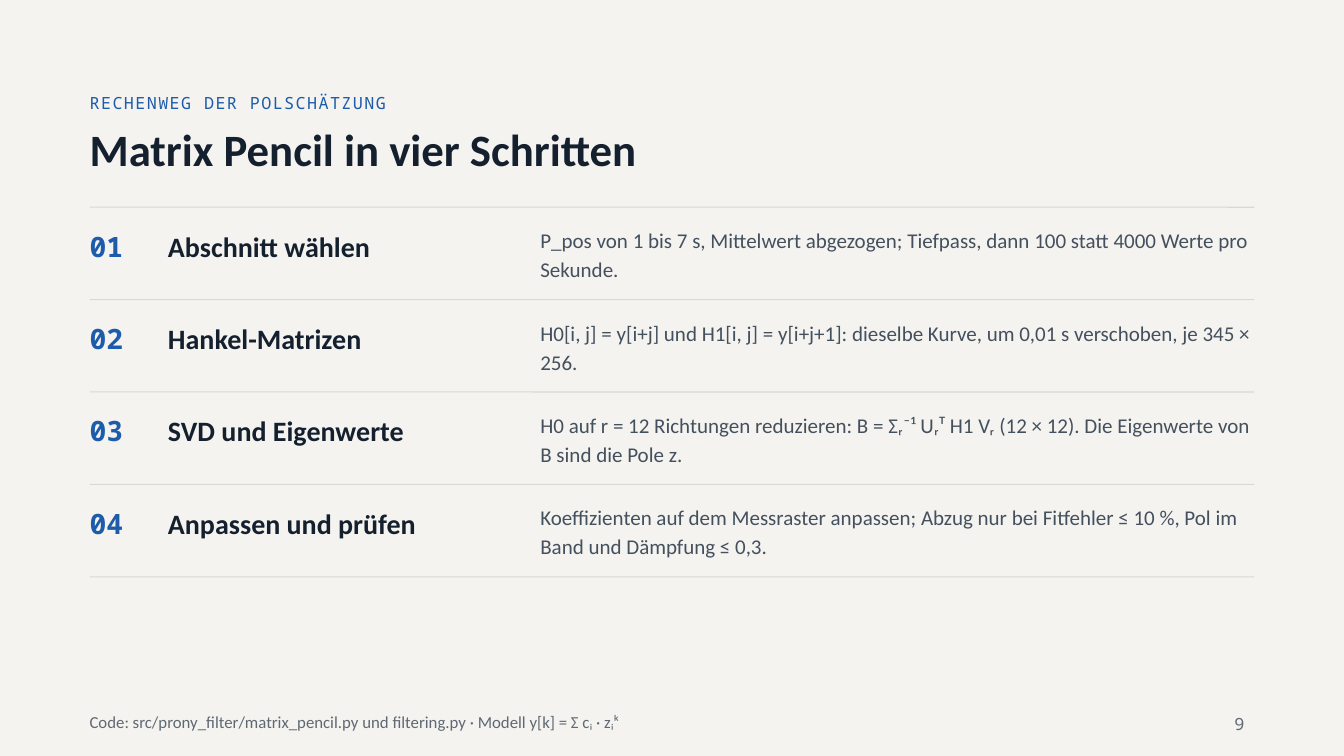
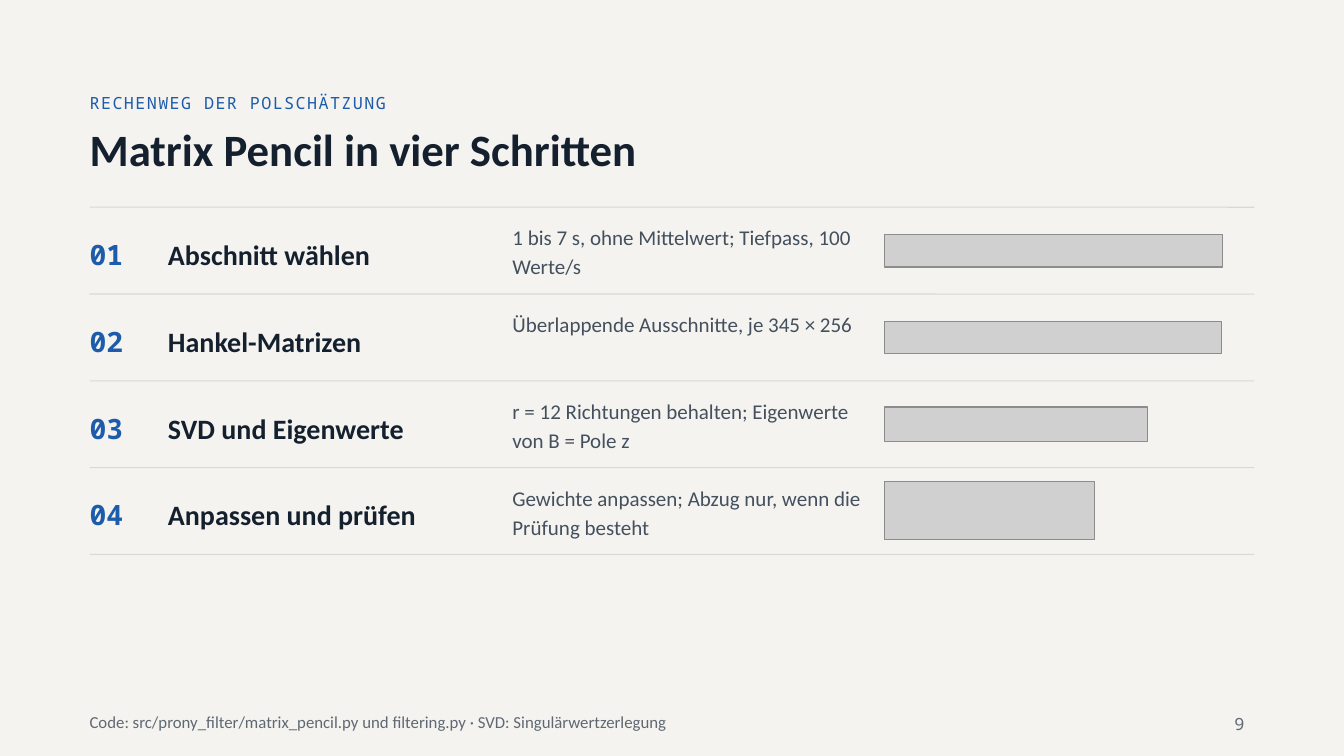
Before and after one commit to relaytoroot/prony_matrix_pencil_filter, a slide deck: slide 9 of docs/praesentation/Ergebnisse_Matrix_Pencil_Arbeitsfassung.pptx. Drawn at 1344x756 pixels with LibreOffice and Linux fonts; fonts in the diff are those of the drawing; grey boxes stand for pictures. Boxes give left, top, right and bottom in pixels: in the first picture for what was removed or moved away, otherwise in the second. Text is boxed around its words. In the diff, an @@ line names an element or a change of style, - is before the commit and + after.

```diff
--- a/docs/praesentation/Ergebnisse_Matrix_Pencil_Arbeitsfassung.pptx
+++ b/docs/praesentation/Ergebnisse_Matrix_Pencil_Arbeitsfassung.pptx
@@ text "01": place and size @@
-text "01" at <box>90,236,124,258</box>
+text "01" at <box>90,244,124,266</box>
@@ text "Abschnitt wählen": place and size @@
-text "Abschnitt wählen" at <box>168,237,370,258</box>
+text "Abschnitt wählen" at <box>168,245,370,266</box>
@@ text at <box>512,230,851,275</box>: text changed @@
-P_pos von 1 bis 7 s, Mittelwert abgezogen; Tiefpass, dann 100 statt 4000 Werte pro Sekunde.
+1 bis 7 s, ohne Mittelwert; Tiefpass, 100 Werte/s
@@ picture added at <box>885,234,1223,267</box> @@
@@ line moved from (90, 299) - (1254, 299) to (90, 294) - (1254, 294) @@
@@ text added at <box>512,315,852,336</box>, 15 pt, text #44505E @@
+Überlappende Ausschnitte, je 345 × 256
@@ text removed at <box>540,326,1235,370</box> @@
-H0[i, j] = y[i+j] und H1[i, j] = y[i+j+1]: dieselbe Kurve, um 0,01 s verschoben, je 345 × 256.
@@ picture added at <box>885,322,1222,353</box> @@
@@ line moved from (90, 392) - (1254, 392) to (90, 381) - (1254, 381) @@
@@ text at <box>512,404,848,448</box>: text changed @@
-H0 auf r = 12 Richtungen reduzieren: B = Σᵣ⁻¹ Uᵣᵀ H1 Vᵣ (12 × 12). Die Eigenwerte von B sind die Pole z.
+r = 12 Richtungen behalten; Eigenwerte von B = Pole z
@@ picture added at <box>885,407,1148,442</box> @@
@@ line moved from (90, 485) - (1254, 485) to (90, 468) - (1254, 468) @@
@@ text "04": place and size @@
-text "04" at <box>90,513,124,535</box>
+text "04" at <box>90,504,124,526</box>
@@ text "Anpassen und prüfen": place and size @@
-text "Anpassen und prüfen" at <box>168,514,416,539</box>
+text "Anpassen und prüfen" at <box>168,505,416,530</box>
@@ text added at <box>512,491,860,539</box>, 15 pt, text #44505E @@
+Gewichte anpassen; Abzug nur, wenn die Prüfung besteht
@@ picture added at <box>885,482,1095,540</box> @@
@@ text removed at <box>540,510,1238,558</box> @@
-Koeffizienten auf dem Messraster anpassen; Abzug nur bei Fitfehler ≤ 10 %, Pol im Band und Dämpfung ≤ 0,3.
@@ line moved from (90, 577) - (1254, 577) to (90, 555) - (1254, 555) @@
@@ text at <box>90,716,666,731</box>: text changed @@
-Code: src/prony_filter/matrix_pencil.py und filtering.py · Modell y[k] = Σ cᵢ · zᵢᵏ
+Code: src/prony_filter/matrix_pencil.py und filtering.py · SVD: Singulärwertzerlegung
```
Also in this commit, not shown: 7 other slides changed, 2 slides added.
